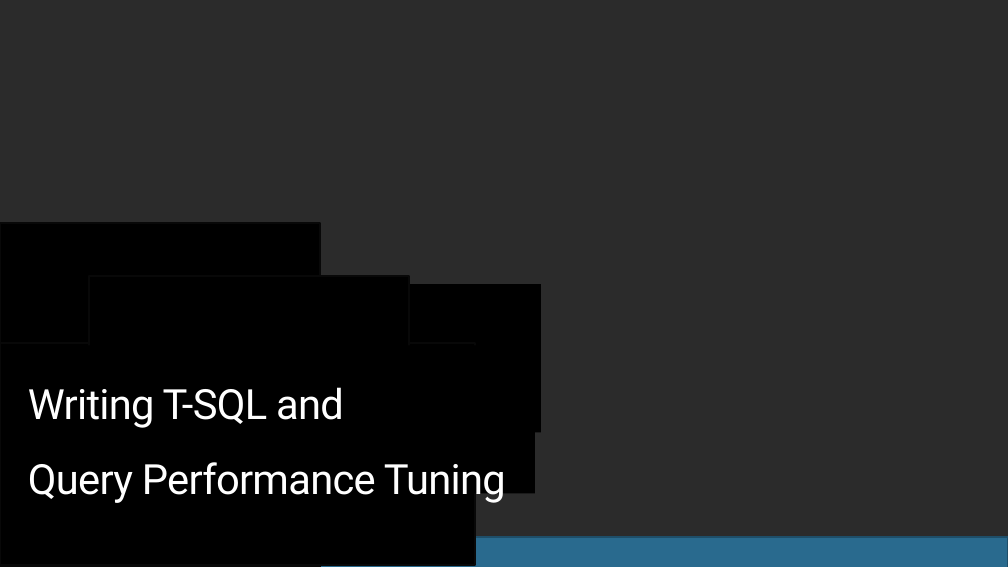
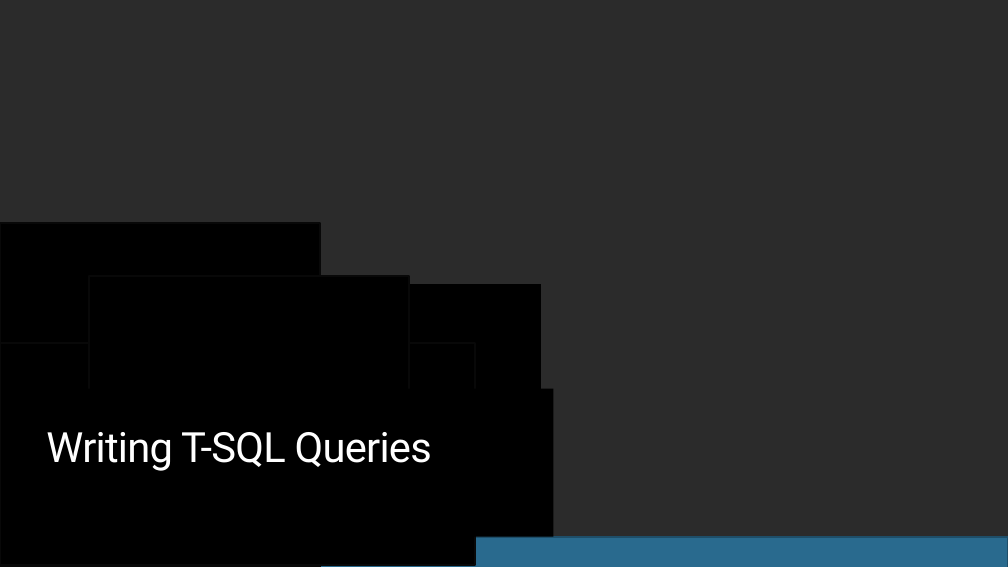
Before and after one commit to SQLMCT/SQL_Query_Writing, a slide deck: slide 1 of 00_IntroSlides.pptx. Drawn at 1008x567 pixels with LibreOffice and Linux fonts; fonts in the diff are those of the drawing; background and template pictures are left out; a plain dark background stands for a picture behind light text. Boxes give left, top, right and bottom in pixels: in the first picture for what was removed or moved away, otherwise in the second. Text is boxed around its words. In the diff, an @@ line names an element or a change of style, - is before the commit and + after.

```diff
--- a/00_IntroSlides.pptx
+++ b/00_IntroSlides.pptx
@@ title at [46, 432, 432, 471]: text changed @@
-Writing T-SQL and
-Query Performance Tuning
+Writing T-SQL Queries
```
Also in this commit, not shown: 1 other slide changed, 5 slides added, 6 slides removed, 5 other files.
